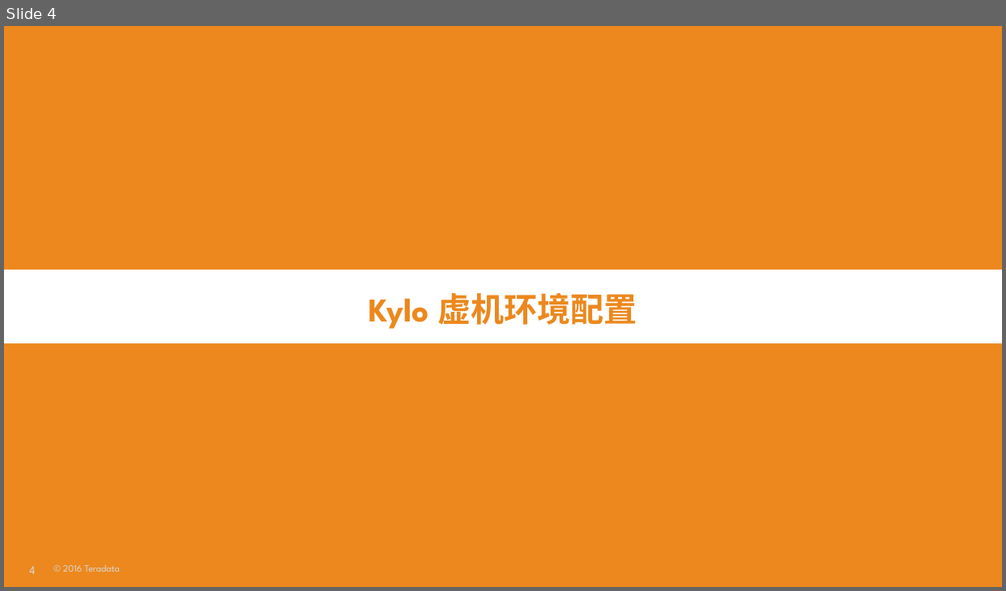
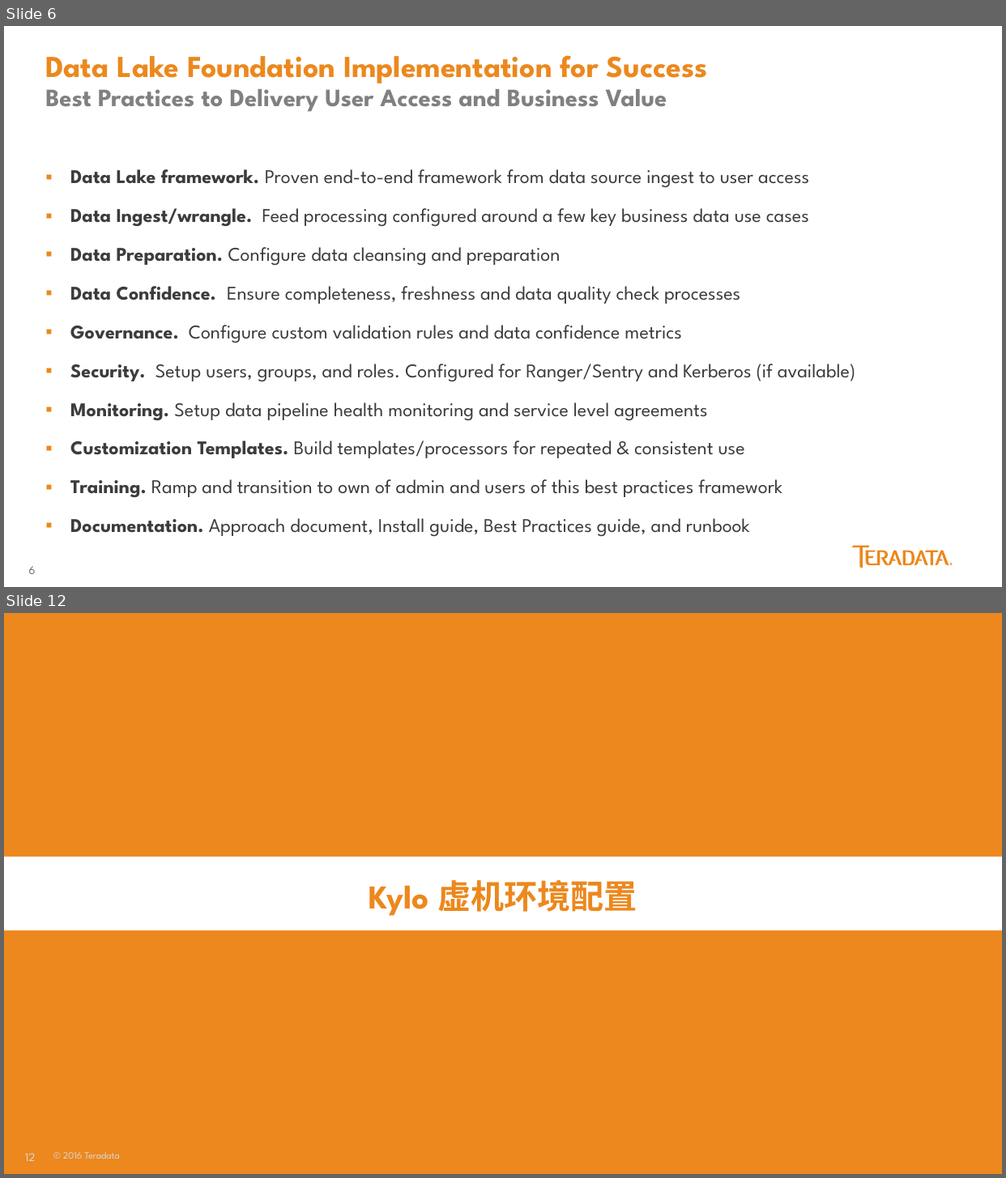
Before and after one commit to yaoran2000/MyTeradata, a slide deck: slides/Kylo配置与使用.pptx. Shown one above the other, each under a label of ours: slide 4 before the commit, slides 6 and 12 after it; the slides between them are not shown. The pictures are 1006x591 and 1006x1178 pixels, drawn with LibreOffice and Linux fonts; fonts in the diff are those of the drawing. Boxes give left, top, right and bottom in pixels: in the first picture for what was removed or moved away, otherwise in the second. Text is boxed around its words. In the diff, an @@ line names an element or a change of style, - is before the commit and + after.

```diff
--- a/slides/Kylo配置与使用.pptx
+++ b/slides/Kylo配置与使用.pptx
@@ slide 6 added at <box>4,26,1002,587</box>, background #FFFFFF; not listed: 1 template element that a slide beside it also shows @@
@@ title added at <box>45,55,707,112</box>, 18 pt, text #808080, bold @@
+Data Lake Foundation Implementation for Success
+Best Practices to Delivery User Access and Business Value
@@ text added at <box>70,169,855,537</box>, 14 pt, text #3C3C3B @@
+▪ Data Lake framework. Proven end-to-end framework from data source ingest to user access
+▪ Data Ingest/wrangle. Feed processing configured around a few key business data use cases
+▪ Data Preparation. Configure data cleansing and preparation
+▪ Data Confidence. Ensure completeness, freshness and data quality check processes
+▪ Governance. Configure custom validation rules and data confidence metrics
+▪ Security. Setup users, groups, and roles. Configured for Ranger/Sentry and Kerberos (if available)
+▪ Monitoring. Setup data pipeline health monitoring and service level agreements
+▪ Customization Templates. Build templates/processors for repeated & consistent use
+▪ Training. Ramp and transition to own of admin and users of this best practices framework
+▪ Documentation. Approach document, Install guide, Best Practices guide, and runbook
@@ freeform shape added at <box>852,546,949,568</box>, fill #EC881D @@
@@ freeform shape added at <box>950,563,952,566</box>, fill #EC881D @@
@@ what was slide 4 is now slide 12 @@
@@ page number at <box>25,1153,35,1161</box>: text changed @@
-4
+12
```
Also in this commit, not shown: 4 slides changed, 12 other slides added, 2 slides removed, 3 other files.
